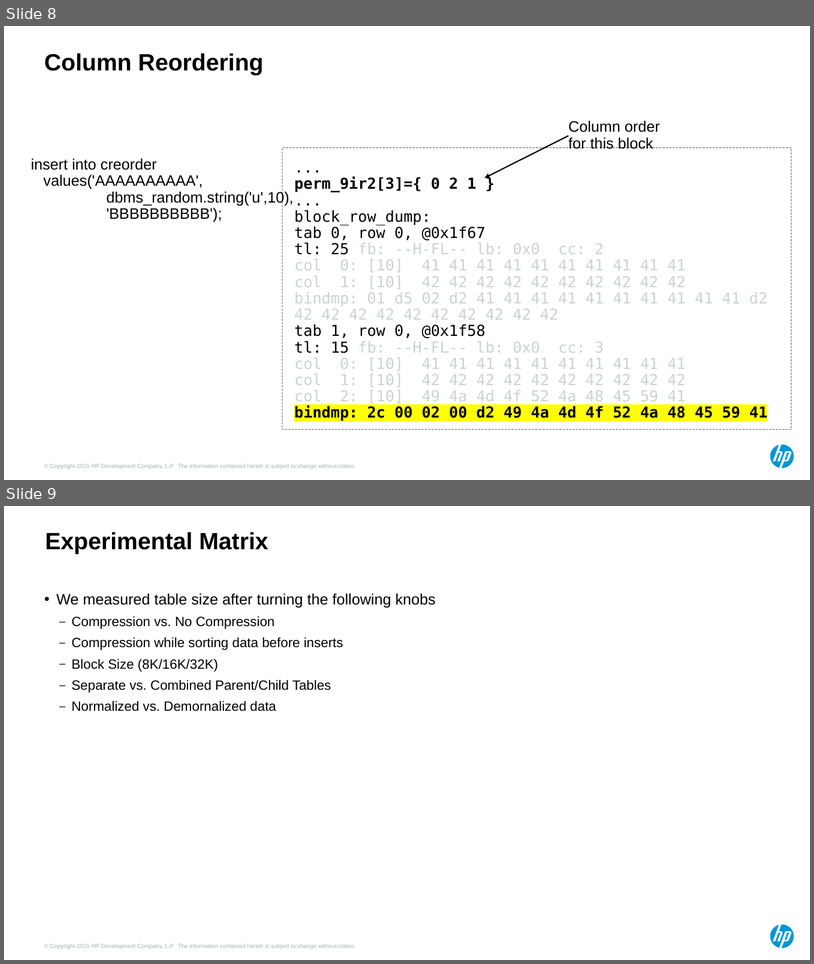
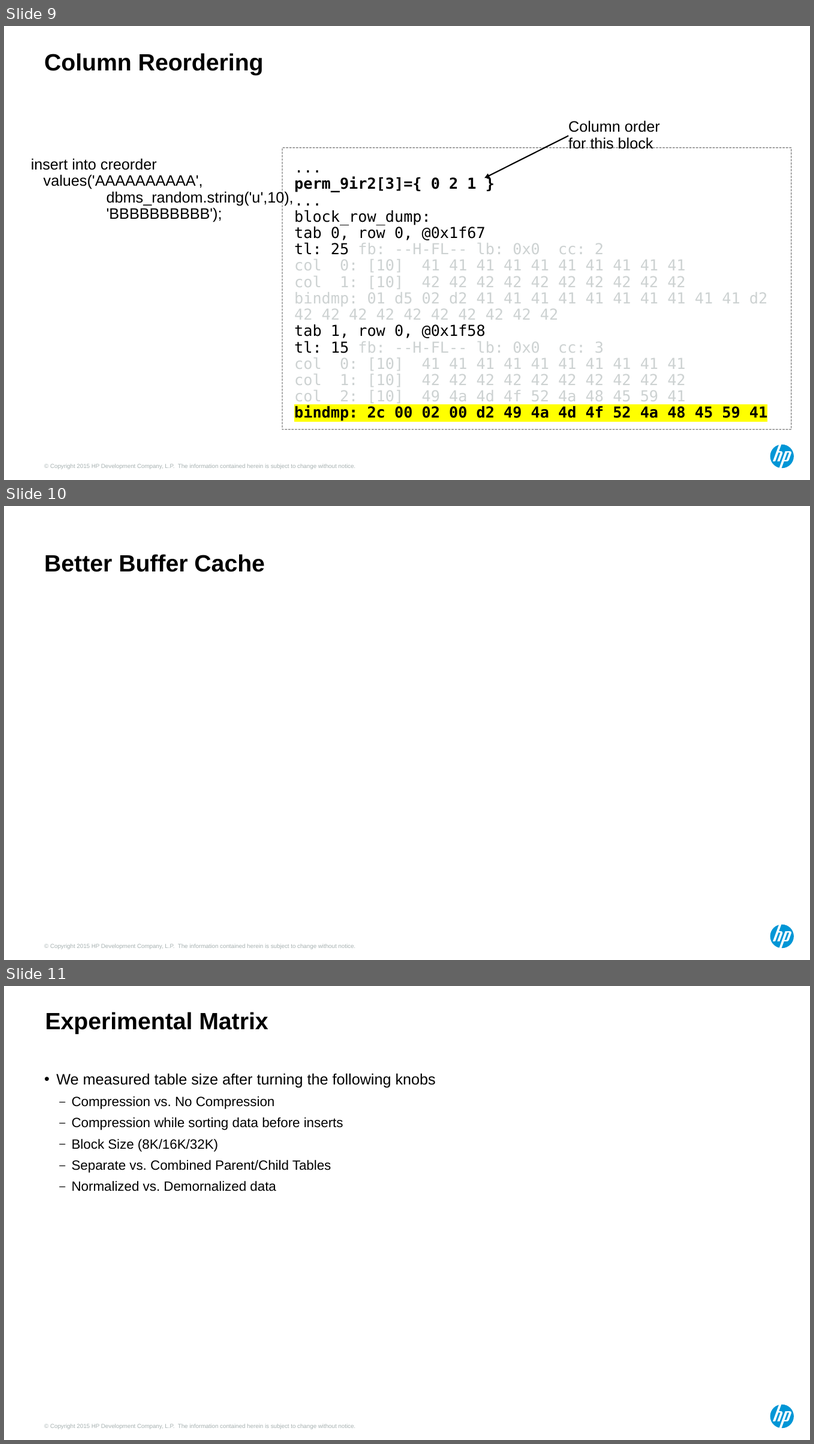
Before and after one commit to Dyland28/HP-Data-Compression, a slide deck: compression_sand_weiss_hotsos_2018.pptx. Shown one above the other, each under a label of ours: slides 8 and 9 before the commit, slides 9, 10 and 11 after it. The pictures are 814x964 and 814x1444 pixels, drawn with LibreOffice and Linux fonts; fonts in the diff are those of the drawing. Boxes give left, top, right and bottom in pixels: in the first picture for what was removed or moved away, otherwise in the second. Text is boxed around its words. In the diff, an @@ line names an element or a change of style, - is before the commit and + after.

```diff
--- a/compression_sand_weiss_hotsos_2018.pptx
+++ b/compression_sand_weiss_hotsos_2018.pptx
@@ slide 10 added at [4, 506, 810, 960], background #FFFFFF; not listed: 2 template elements that a slide beside it also shows @@
@@ title added at [44, 554, 265, 572], 28 pt, text #000000, bold @@
+Better Buffer Cache
@@ what was slide 8 is now slide 9 @@
@@ what was slide 9 is now slide 11 @@
```
Also in this commit, not shown: 1 slide changed, 1 other slide added.
